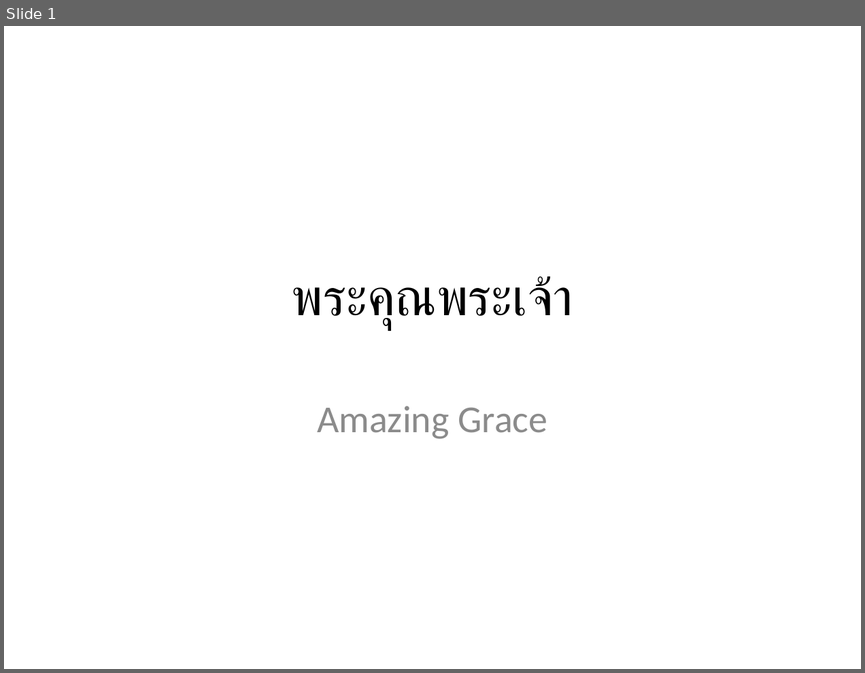
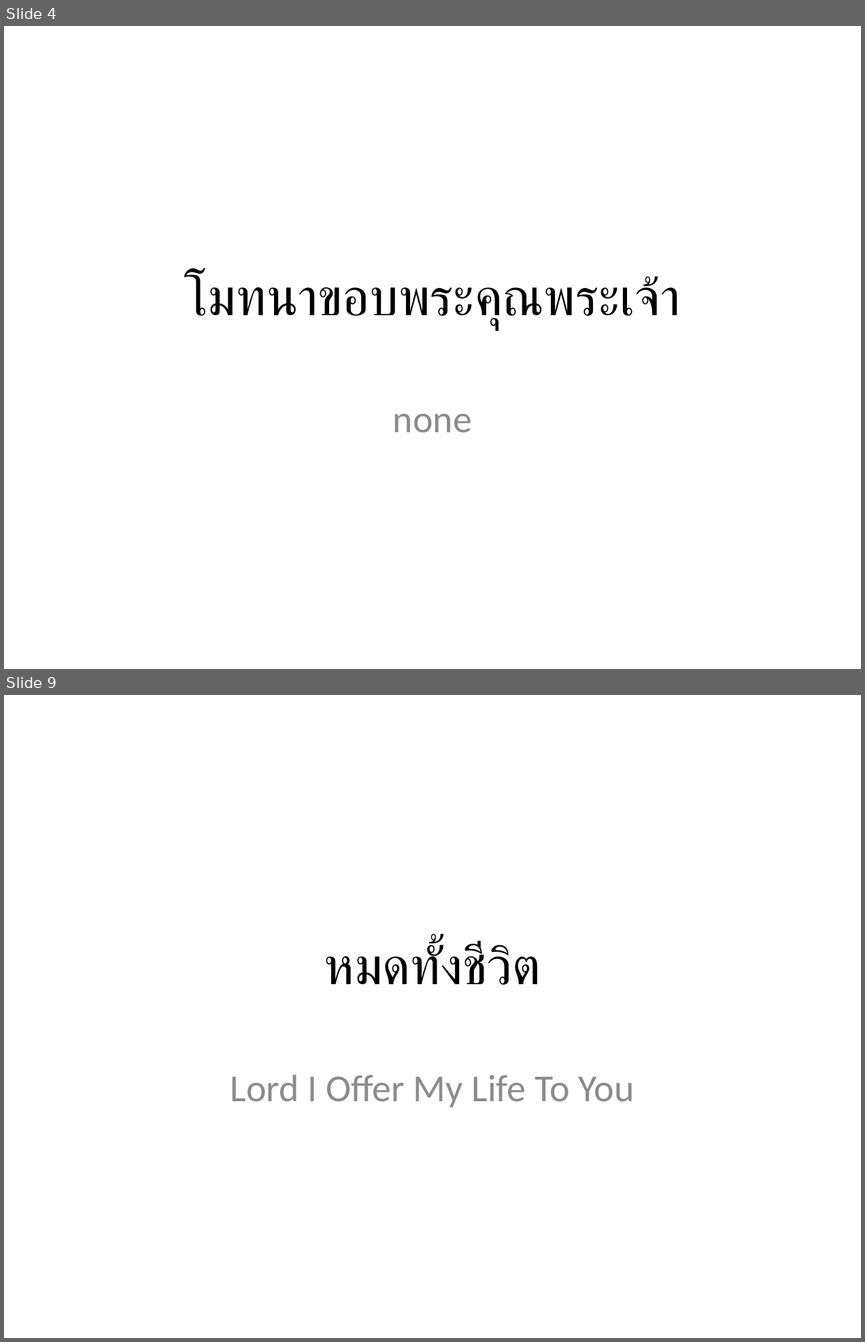
Before and after one commit to mightmay/songpptcreator, a slide deck: finishedppt/WorshipSongs.pptx. Shown one above the other, each under a label of ours: slide 1 before the commit, slides 4 and 9 after it; the slides between them are not shown. The pictures are 865x673 and 865x1342 pixels, drawn with LibreOffice and Linux fonts; fonts in the diff are those of the drawing. Boxes give left, top, right and bottom in pixels: in the first picture for what was removed or moved away, otherwise in the second. Text is boxed around its words. In the diff, an @@ line names an element or a change of style, - is before the commit and + after.

```diff
--- a/finishedppt/WorshipSongs.pptx
+++ b/finishedppt/WorshipSongs.pptx
@@ slide 9 added at <box>4,695,861,1338</box>, background #FFFFFF @@
@@ title added at <box>324,943,541,985</box>, 44 pt, text #000000 @@
+หมดทั้งชีวิต
@@ subtitle added at <box>230,1074,634,1107</box>, 32 pt, text #8C8C8C @@
+Lord I Offer My Life To You
@@ what was slide 1 is now slide 4 @@
@@ slide 4 changed as well @@
@@ title at <box>184,274,680,329</box>: text changed @@
-พระคุณพระเจ้า
+โมทนาขอบพระคุณพระเจ้า
@@ subtitle at <box>393,414,472,433</box>: text changed @@
-Amazing Grace
+none
```
Also in this commit, not shown: 14 other slides added, 12 slides removed, 4 other files.
